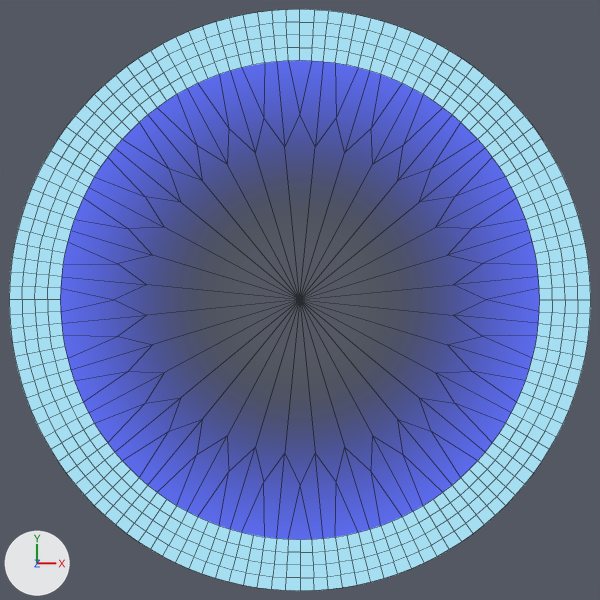
The Blender file Frontend/Texture Source Files/LaserpointerCursor.blend as it was, and as the next commit left it.
Camera for both pictures: the file's camera 'Camera'. Lighting does not change. The marker at lower left points along +X, +Y and +Z. Mesh edges are drawn as thin lines.
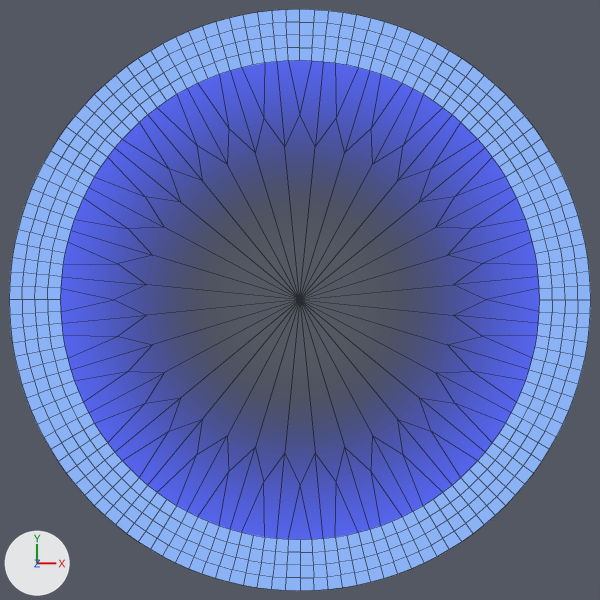
Changed parts and their boxes [x1, y1, x2, y2] in the pictures (600 x 600 px):
```json
{"object": "Circle.001", "change": "recoloured", "before": [9, 9, 591, 591], "after": [9, 9, 591, 591], "on screen": "cyan to blue"}
```

Scene script edits in JSON lines:
```json
{"op": "set", "path": "mat_material_002.base_color", "old": "(0.383, 0.73, 0.883)", "new": "(0.254, 0.445, 0.905)", "note": "cyan #a6def1 -> blue #8ab2f4"}
```
